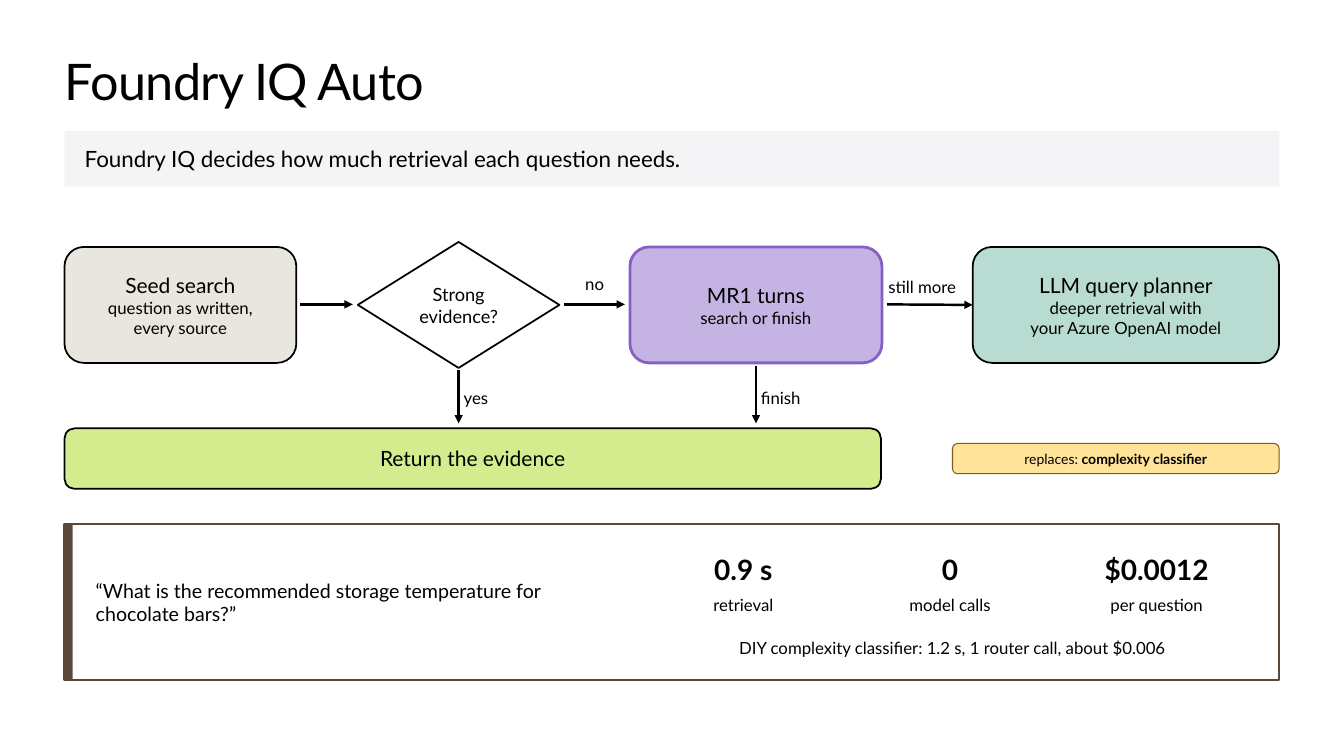
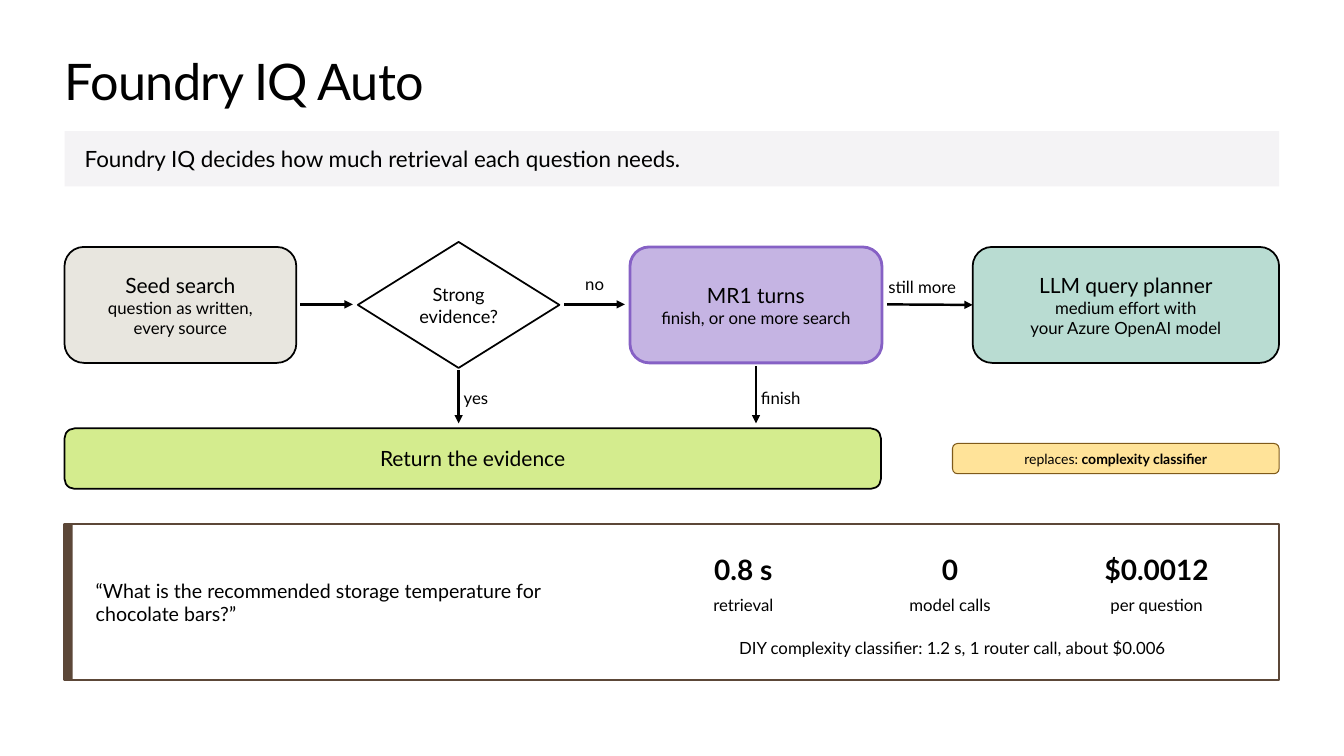
Before and after one commit to microsoft/ignite26-BRK300-building-agentic-retrieval-from-diy-to-foundry-iq, a slide deck: slide 49 of IgniteBRK300-WorkingDeck.pptx. Drawn at 1344x756 pixels with LibreOffice and Linux fonts; fonts in the diff are those of the drawing; background and template pictures are left out. Boxes give left, top, right and bottom in pixels: in the first picture for what was removed or moved away, otherwise in the second. Text is boxed around its words. In the diff, an @@ line names an element or a change of style, - is before the commit and + after.

```diff
--- a/IgniteBRK300-WorkingDeck.pptx
+++ b/IgniteBRK300-WorkingDeck.pptx
@@ text in rounded rectangle at (x1=661, y1=311, x2=851, y2=326): text changed @@
-search or finish
+finish, or one more search
@@ text in rounded rectangle at (x1=1055, y1=301, x2=1197, y2=314): text changed @@
-deeper retrieval with
+medium effort with
@@ text at (x1=714, y1=559, x2=772, y2=581): text changed @@
-0.9 s
+0.8 s
```
Also in this commit, not shown: 3 other slides changed, 3 slides added, 3 slides removed, 1 other file.
